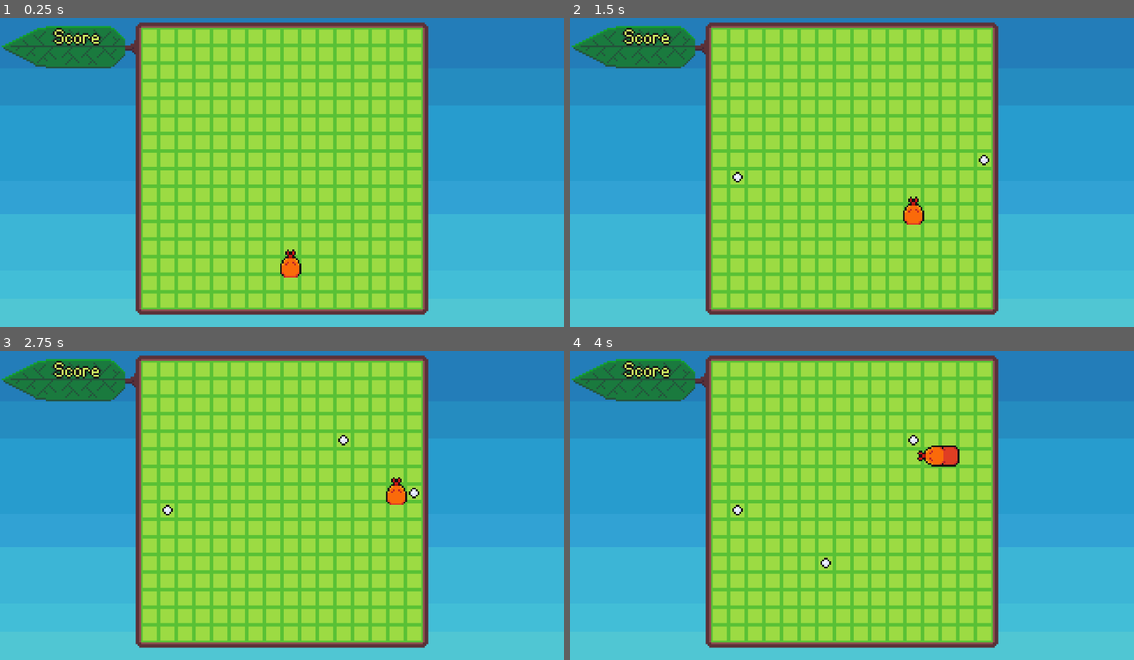
Above: before the commit, frames 1-4 (two rows, left to right).
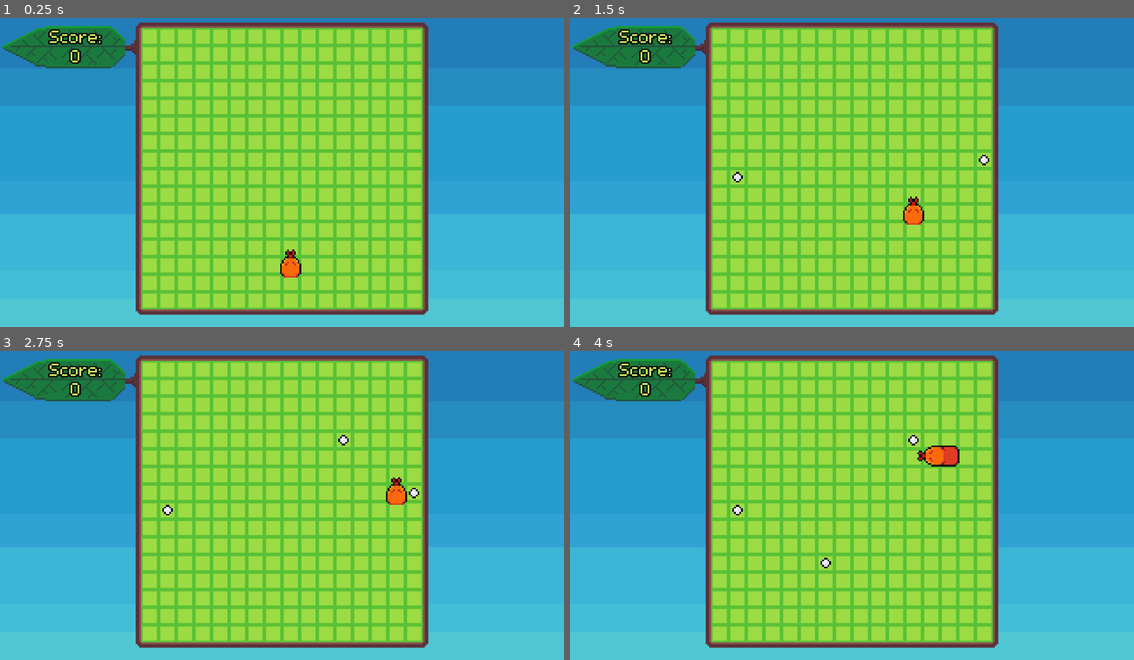
Above: after the commit, the same moments.

Repository: bdunko/Pellet
Game: Godot game, scene res://main.tscn
Two runs of this game, one before a commit and one after it. Both use one fixed random seed, a clock stepped at 60 frames per second and the inputs below.
Inputs (mouse positions are in pixels of both pictures, inside the frame that each line leads up to):
- Up to frame 1 (0.25 s): no input
- Up to frame 2 (1.5 s): move the mouse to (976, 153) at 0.52 s; click (976, 153) at 0.67 s; move the mouse to (739, 184) at 1.27 s; click (739, 184) at 1.42 s
- Up to frame 3 (2.75 s): move the mouse to (338, 431) at 2.02 s; click (338, 431) at 2.17 s
- Up to frame 4 (4 s): move the mouse to (823, 564) at 2.77 s; click (823, 564) at 2.92 s; move the mouse to (1021, 548) at 3.52 s; click (1021, 548) at 3.67 s

The runs differ from the first frame. In frame 1, 0.4% of the frame differs, in the area x 8-19%, y 3-15%; in frame 2, 0.4%; in frame 3, 0.4%; in frame 4, 0.4%.

Commit message:
Theme and font

Diff:
--- a/main.tscn
+++ b/main.tscn
@@ -1,9 +1,8 @@
-[gd_scene load_steps=8 format=3 uid="uid://c7204os4in616"]
+[gd_scene load_steps=7 format=3 uid="uid://c7204os4in616"]
 
 [ext_resource type="Script" path="res://main.gd" id="1_eks3d"]
 [ext_resource type="Texture2D" uid="uid://dxjyhf8br5g6w" path="res://assets/sky_background.png" id="1_pxdvb"]
 [ext_resource type="Texture2D" uid="uid://cfnee42a60ou6" path="res://assets/board.png" id="2_ff65i"]
-[ext_resource type="Texture2D" uid="uid://covc5ai74la8j" path="res://assets/text/score.png" id="3_pc4lv"]
 [ext_resource type="Texture2D" uid="uid://fdooebg583my" path="res://assets/grid.png" id="3_q3otb"]
 [ext_resource type="Texture2D" uid="uid://bnghun6vkgf5v" path="res://assets/pellet.png" id="6_b0t2h"]
 [ext_resource type="PackedScene" uid="uid://de227doiyv2qb" path="res://snake.tscn" id="7_ertux"]
@@ -17,11 +16,6 @@
 
 [node name="Board" type="Sprite2D" parent="."]
 texture = ExtResource("2_ff65i")
-centered = false
-
-[node name="Score" type="Sprite2D" parent="."]
-position = Vector2(30, 10)
-texture = ExtResource("3_pc4lv")
 centered = false
 
 [node name="Grid" type="Sprite2D" parent="."]
@@ -38,4 +32,26 @@
 [node name="Snake" parent="." instance=ExtResource("7_ertux")]
 position = Vector2(165, 153)
 
+[node name="ScoreText" type="Label" parent="."]
+offset_left = 15.0
+offset_top = 8.0
+offset_right = 72.0
+offset_bottom = 24.0
+theme_override_colors/font_color = Color(0.839216, 0.94902, 0.392157, 1)
+theme_override_colors/font_outline_color = Color(0, 0, 0, 1)
+theme_override_constants/outline_size = 3
+text = "Score:"
+horizontal_alignment = 1
+
+[node name="Score" type="Label" parent="."]
+offset_left = 15.0
+offset_top = 19.0
+offset_right = 72.0
+offset_bottom = 35.0
+theme_override_colors/font_color = Color(0.839216, 0.94902, 0.392157, 1)
+theme_override_colors/font_outline_color = Color(0, 0, 0, 1)
+theme_override_constants/outline_size = 3
+text = "0"
+horizontal_alignment = 1
+
 [connection signal="dead" from="Snake" to="." method="_on_snake_dead"]
--- a/project.godot
+++ b/project.godot
@@ -27,6 +27,10 @@
 window/size/window_height_override=1080
 window/stretch/scale=6.0
 
+[gui]
+
+theme/custom="res://theme.tres"
+
 [layer_names]
 
 2d_physics/layer_1="Snake Head"
--- /dev/null
+++ b/theme.tres
@@ -0,0 +1,7 @@
+[gd_resource type="Theme" load_steps=2 format=3 uid="uid://dxa5j6a3hmb1x"]
+
+[ext_resource type="FontFile" uid="uid://b584obxg67wgy" path="res://assets/m5x7.ttf" id="1_fyke4"]
+
+[resource]
+default_font = ExtResource("1_fyke4")
+default_font_size = 16
Binary file added: assets/m5x7.ttf
Not shown, added: assets/m5x7.ttf.import
